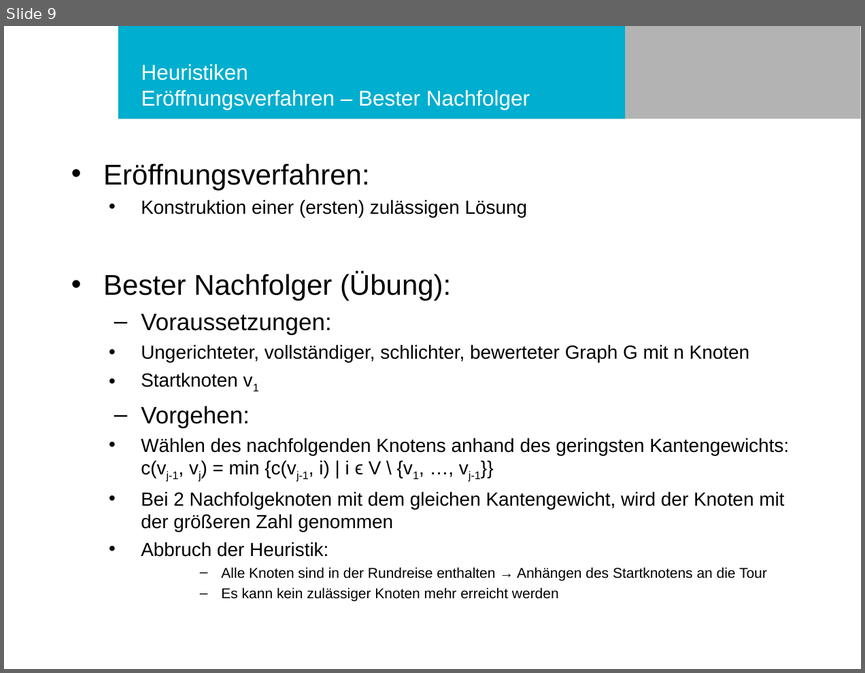
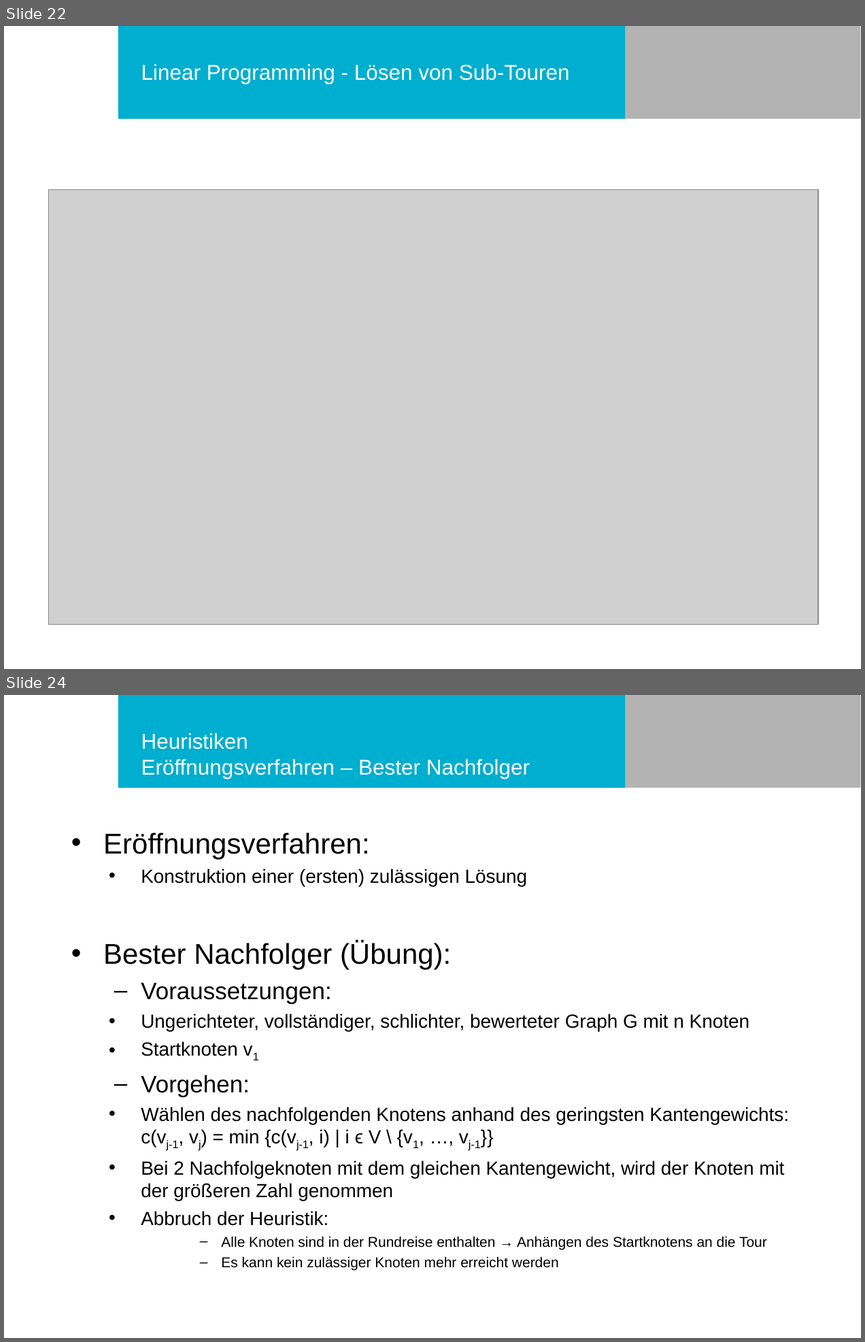
Before and after one commit to philurlaub/matlab2016, a slide deck: Präsentation.ppt. Shown one above the other, each under a label of ours: slide 9 before the commit, slides 22 and 24 after it; the slides between them are not shown. The pictures are 865x673 and 865x1342 pixels, drawn with LibreOffice and Linux fonts; fonts in the diff are those of the drawing; grey boxes stand for pictures; background and template pictures are left out. Boxes give left, top, right and bottom in pixels: in the first picture for what was removed or moved away, otherwise in the second. Text is boxed around its words. In the diff, an @@ line names an element or a change of style, - is before the commit and + after.

```diff
--- a/Präsentation.ppt
+++ b/Präsentation.ppt
@@ slide 22 added at <box>4,26,861,669</box>, background #FFFFFF; not listed: 2 template elements that a slide beside it also shows @@
@@ title added at <box>141,64,570,84</box>, 18 pt, text #FFFFFF @@
+Linear Programming - Lösen von Sub-Touren
@@ picture added at <box>49,190,818,624</box> @@
@@ what was slide 9 is now slide 24 @@
```
Also in this commit, not shown: 6 slides changed, 16 other slides added, 2 slides removed.
